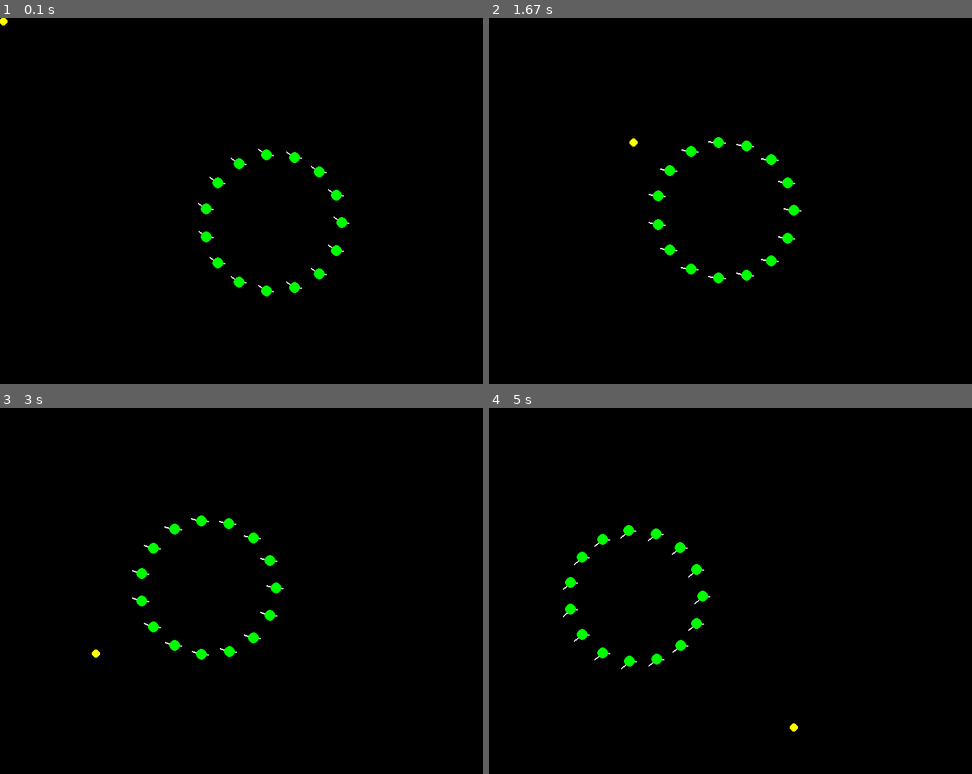
Above: before the commit, frames 1-4 (two rows, left to right).
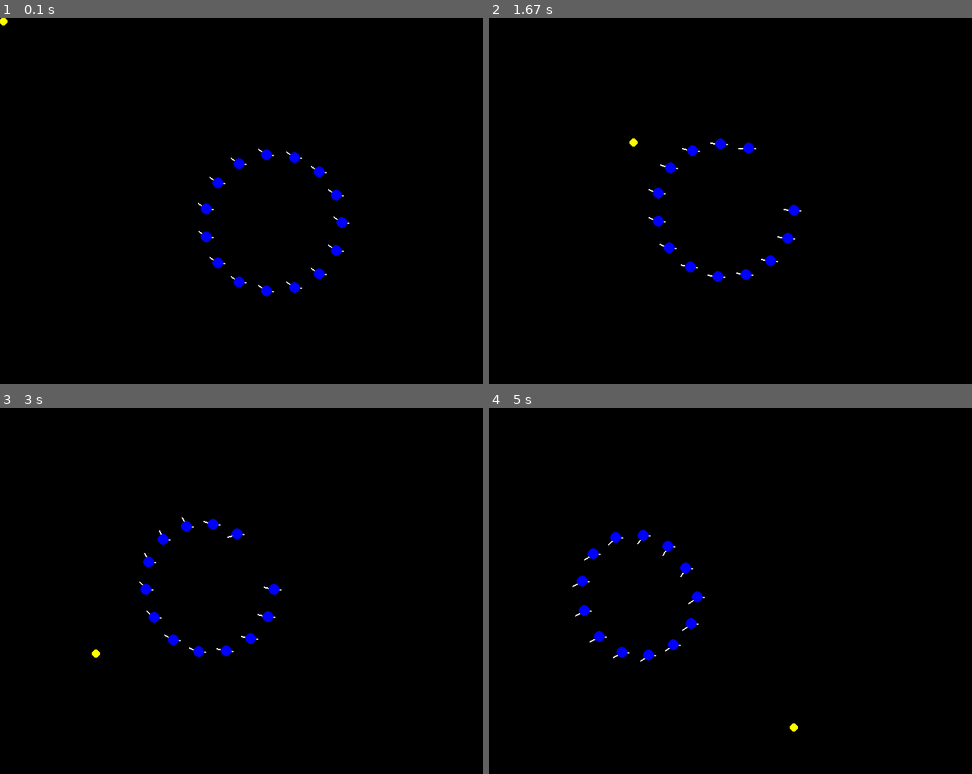
Above: after the commit, the same moments.

Repository: Smeltier/arcade-ai
Game: pygame game, started from formation/main.py
Same seed, same stepped clock (60 frames per second), same inputs: the game is played once before the commit and once after it.
Inputs (mouse positions are in pixels of both pictures, inside the frame that each line leads up to):
- Up to frame 1 (0.1 s): no input
- Up to frame 2 (1.67 s): tap W at 0.33, 0.73, 1.03 s; hold Q 0.67-1.13 s; move the mouse to (633, 226) at 0.7 s; click (962, 369) at 1.22 s; click (633, 142) at 1.55 s
- Up to frame 3 (3 s): click (275, 664) at 1.88 s; click (198, 528) at 2.22 s; click (463, 722) at 2.55 s; click (96, 653) at 2.88 s
- Up to frame 4 (5 s): click (604, 532) at 3.22 s; click (633, 686) at 3.55 s; click (643, 580) at 3.88 s; click (595, 766) at 4.22 s; click (590, 638) at 4.55 s; click (793, 726) at 4.88 s

The runs differ from the first frame. In frame 1, 0.7% of the frame differs, in the area x 41-72%, y 35-77%; in frame 2, 1.0%; in frame 3, 1.3%; in frame 4, 1.5%, in the area x 15-46%, y 31-72%.

Commit message:
add: adiciona uma Formation Machine para o Formation Manager

Diff:
--- /dev/null
+++ b/formation/formation_machine.py
@@ -0,0 +1,30 @@
+import pygame
+
+class FormationMachine ():
+    def __init__(self, owner, start_formation=None):
+        self.owner = owner
+        self.current_formation = start_formation
+        self.previous_formation = None
+
+    def update(self):
+        """ Recalcula os slots de owner a cada frame. """
+
+        if self.current_formation:
+            self.owner.update_slots()
+
+    def change_formation(self, new_formation):
+        """ Muda para um novo padrão de formação. """
+
+        if not new_formation or new_formation == self.current_formation:
+            return
+
+        self.previous_formation = self.current_formation
+        self.current_formation = new_formation
+
+        self.owner.update_slots()
+
+    def revert_to_previous_formation(self):
+        """ Volta para o padrão anterior. """
+
+        if self.previous_formation:
+            self.change_formation(self.previous_formation)
--- a/formation/formation_manager.py
+++ b/formation/formation_manager.py
@@ -3,47 +3,59 @@
 
 from .static import Static
 from .slot_assignment import SlotAssignment
+from .formation_machine import FormationMachine
 from movimento_autonomo.states.arrive import Arrive
 
 class FormationManager:
-    def __init__(self, pattern):
+    def __init__(self, start_pattern=None):
         self.slot_assignments = []
-        self.pattern = pattern
+        self.world_anchor = Static()
+        self.formation_machine = FormationMachine(self, start_pattern)
 
-        self.world_anchor = Static()
+    def update(self):
+        self.formation_machine.update()
 
     def update_slot_assignments(self):
         for i, slot in enumerate(self.slot_assignments):
             slot.slot_number = i
 
     def add_character(self, character):
-        if not self.pattern.supports_slots(len(self.slot_assignments) + 1):
+        pattern = self.formation_machine.current_formation
+
+        if not pattern:
+            return False
+
+        if not pattern.supports_slots(len(self.slot_assignments) + 1):
             return False
 
         slot = SlotAssignment(character)
         self.slot_assignments.append(slot)
         self.update_slot_assignments()
+
         return True
 
     def remove_character(self, character):
         self.slot_assignments = [s for s in self.slot_assignments if s.character is not character]
         self.update_slot_assignments()
 
-    def get_drift_offset(self) -> Static:
-        return self.pattern.get_drift_offset(self.slot_assignments)
+    def get_drift_offset(self, pattern) -> Static:
+        return pattern.get_drift_offset(self.slot_assignments)
 
     def update_slots(self):
-        if not self.slot_assignments:
+        pattern = self.formation_machine.current_formation
+
+        if not self.slot_assignments or not pattern:
             return
 
-        drift_offset = self.get_drift_offset()
+        drift_offset = self.get_drift_offset(pattern)
         total_slots = len(self.slot_assignments)
 
         for assignment in self.slot_assignments:
+
             character = assignment.character
             slot_number = assignment.slot_number
 
-            slot_location = self.pattern.get_slot_location(slot_number, total_slots)
+            slot_location = pattern.get_slot_location(slot_number, total_slots)
 
             target_position = self.world_anchor.position + slot_location.position - drift_offset.position
 
--- a/formation/main.py
+++ b/formation/main.py
@@ -13,9 +13,10 @@
 
 pygame.init()
 
+pygame.display.set_caption("Formation Pattern")
+
 WIDTH, HEIGHT = 800, 600
 SCREEN = pygame.display.set_mode((WIDTH, HEIGHT))
-pygame.display.set_caption("Formation Pattern Demo")
 clock = pygame.time.Clock()
 
 world = World(SCREEN)
@@ -32,6 +33,7 @@
 
     entity = MovingEntity(x, y, world, color="red", max_speed=80, max_acceleration=60)
     entities.append(entity)
+
     formation_manager.add_character(entity)
 
 anchor_target = Static((WIDTH // 2, HEIGHT // 2))
@@ -45,24 +47,40 @@
     for event in pygame.event.get():
         if event.type == pygame.QUIT:
             running = False
+        if event.type == pygame.KEYDOWN:
+
+            if event.key == pygame.K_q:
+                mouse_x, mouse_y = pygame.mouse.get_pos()
+
+                entity = MovingEntity(
+                    mouse_x,
+                    mouse_y,
+                    world,
+                    color="red",
+                    max_speed=80,
+                    max_acceleration=60
+                )
+
+                entities.append(entity)
+                formation_manager.add_character(entity)
+
+            elif event.key == pygame.K_w:
+                if entities:
+                    entity_to_remove = entities.pop()
+
+                    if hasattr(formation_manager, 'remove_character'):
+                        formation_manager.remove_character(entity_to_remove)
 
     mouse_position = pygame.mouse.get_pos()
     anchor_target.position.update(mouse_position)
 
     formation_manager.update_slots()
 
+    keys = pygame.key.get_pressed()
+
+
     for entity in entities:
         entity.update(delta_time)
-
-        distance = (entity.position - entity.state_machine.current_state.target.position).length()
-
-        if distance <= entity.slow_radius:
-            entity.state_machine.change_state(Arrive(entity, entity.state_machine.current_state.target))
-            entity.max_speed = 100
-        else:
-            entity.state_machine.change_state(Seek(entity, entity.state_machine.current_state.target))
-            entity.max_speed = 80
-
 
     SCREEN.fill("black")
 
